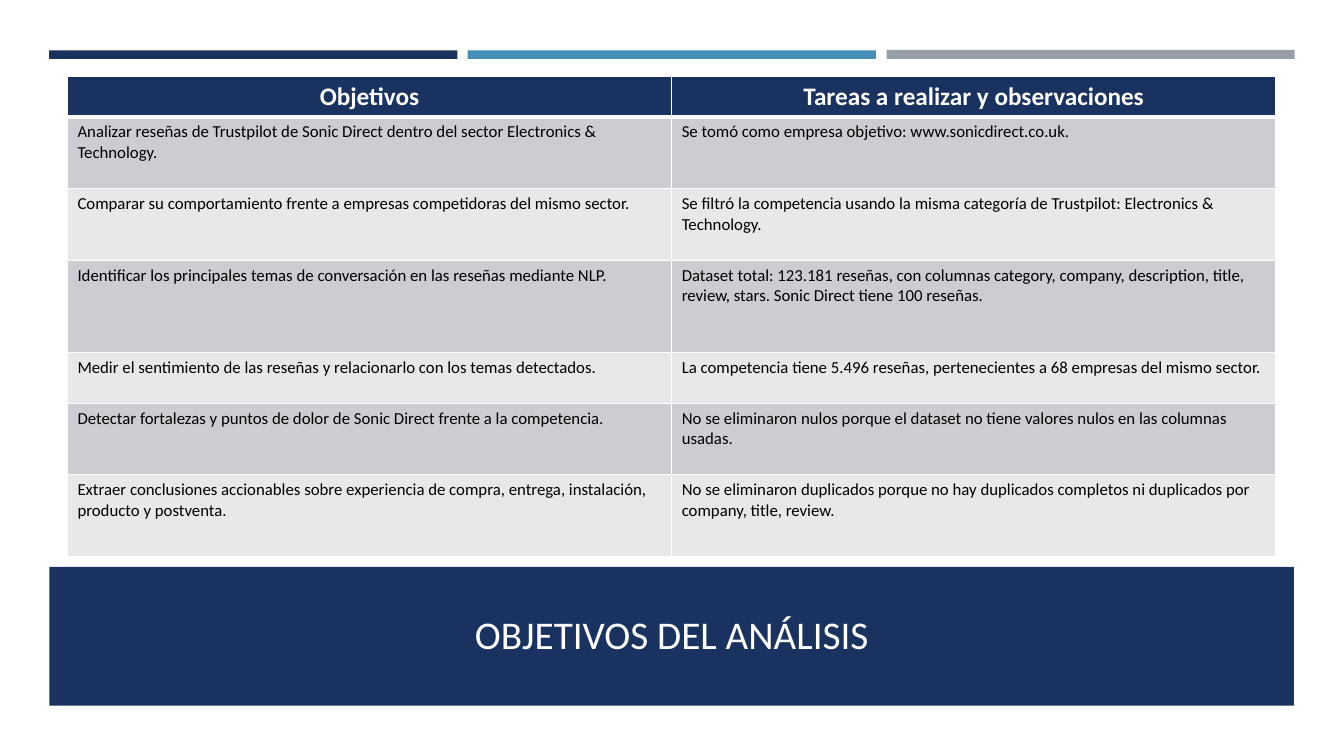
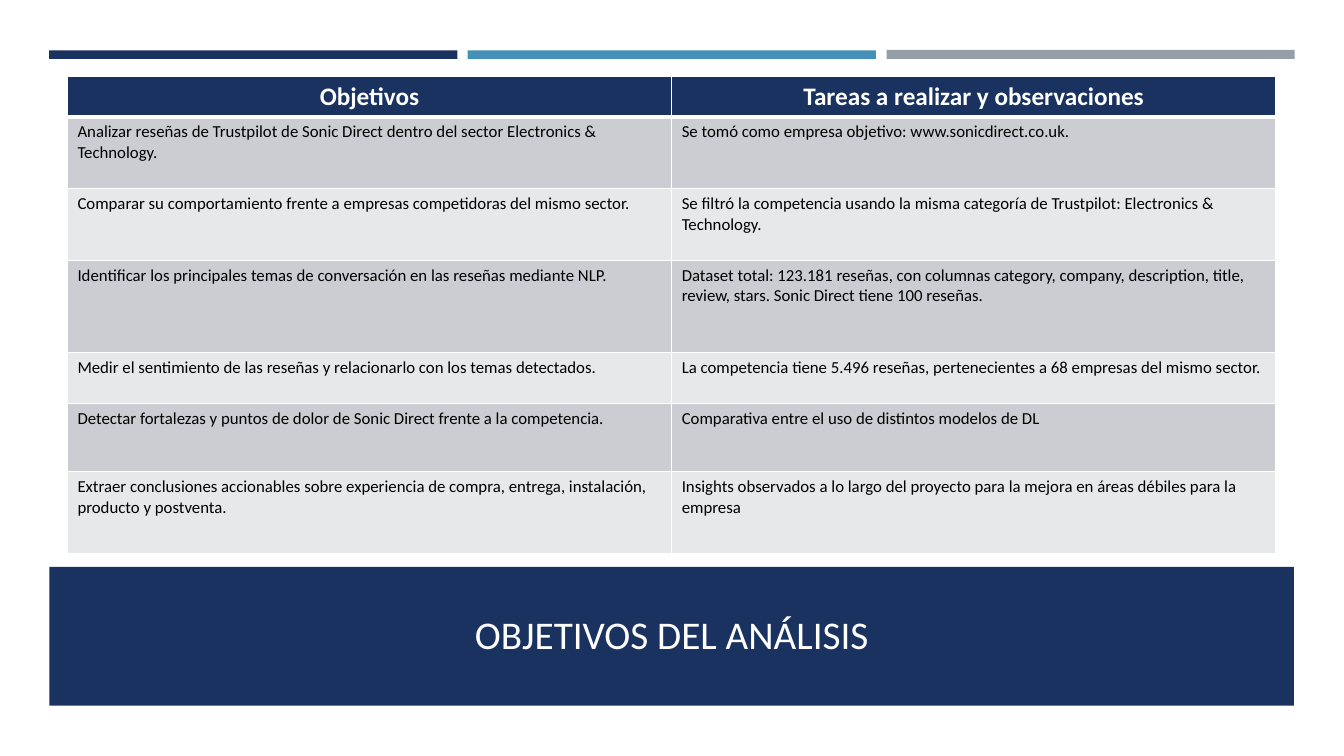
Before and after one commit to OscarFdz24/Proyecto_DeepLearning_NLP_Oscar_Fernandez, a slide deck: slide 2 of Análisis de reseñas en Trust Pilot.pptx. Drawn at 1344x756 pixels with LibreOffice and Linux fonts; fonts in the diff are those of the drawing. Boxes give left, top, right and bottom in pixels: in the first picture for what was removed or moved away, otherwise in the second. Text is boxed around its words. In the diff, an @@ line names an element or a change of style, - is before the commit and + after.

Commit message:
Mejora en graficas y documentacion

```diff
--- a/Análisis de reseñas en Trust Pilot.pptx
+++ b/Análisis de reseñas en Trust Pilot.pptx
@@ table at bbox=[68, 77, 1275, 548] @@
-row 6, column 2: No se eliminaron nulos porque el dataset no tiene valores nulos en las columnas usadas.
+row 6, column 2: Comparativa entre el uso de distintos modelos de DL
-row 7, column 2: No se eliminaron duplicados porque no hay duplicados completos ni duplicados por company, title, review.
+row 7, column 2: Insights observados a lo largo del proyecto para la mejora en áreas débiles para la empresa
```
Also in this commit, not shown: 2 other slides changed, 7 slides added, 4 slides removed, 3 other files.
